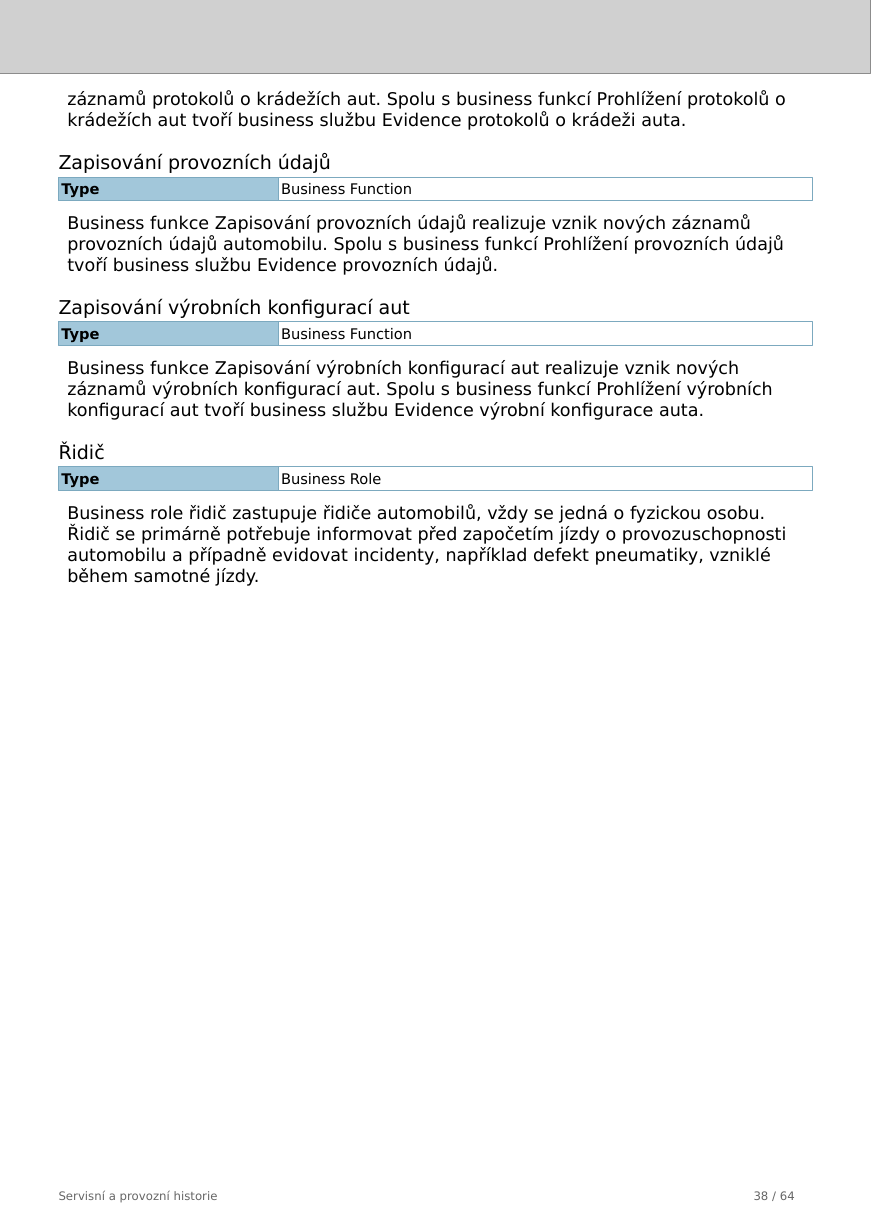
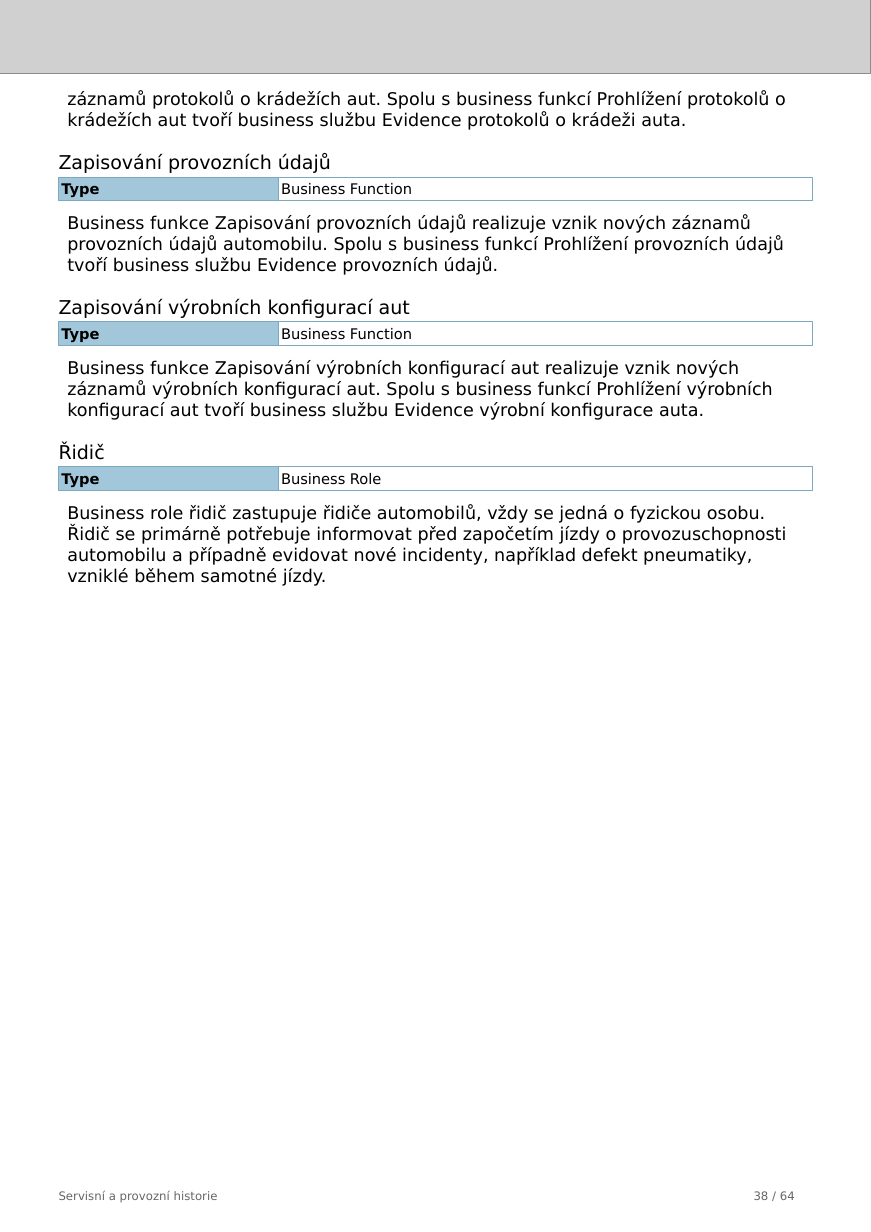
Before and after one commit to friedmannmartin/servisni_a_provozni_historie, a slide deck: slide 38 of report/jasper/servisni_a_provozni_historie.pptx. Drawn at 871x1232 pixels with LibreOffice and Linux fonts; fonts in the diff are those of the drawing; grey boxes stand for pictures. Boxes give left, top, right and bottom in pixels: in the first picture for what was removed or moved away, otherwise in the second. Text is boxed around its words. In the diff, an @@ line names an element or a change of style, - is before the commit and + after.

```diff
--- a/report/jasper/servisni_a_provozni_historie.pptx
+++ b/report/jasper/servisni_a_provozni_historie.pptx
@@ text at bbox=[67, 505, 787, 586]: text changed @@
-Business role řidič zastupuje řidiče automobilů, vždy se jedná o fyzickou osobu. Řidič se primárně potřebuje informovat před započetím jízdy o provozuschopnosti automobilu a případně evidovat incidenty, například defekt pneumatiky, vzniklé během samotné jízdy.
+Business role řidič zastupuje řidiče automobilů, vždy se jedná o fyzickou osobu. Řidič se primárně potřebuje informovat před započetím jízdy o provozuschopnosti automobilu a případně evidovat nové incidenty, například defekt pneumatiky, vzniklé během samotné jízdy.
```
Also in this commit, not shown: 10 other slides changed, 5 other files.
